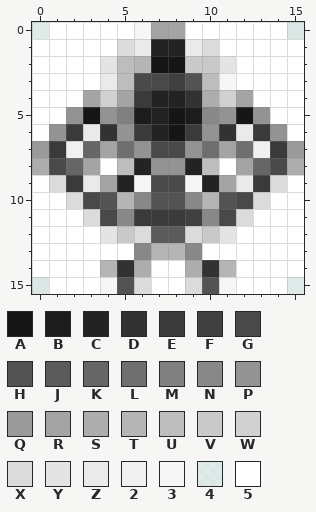
Two states of a pixel-art sprite, web/src/favicon-16x16.png. The picture above is the old version.
The file is 16x16 pixels. Colours within 5 levels of each other are drawn and written as one.
Palette (. is transparent): A #161616  B #1c1c1c  C #232323  D #323232  E #3a3a3a  F #404040  G #494949  H #535353  J #5b5b5b  K #666666  L #6f6f6f  M #808080  N #888888  P #939393  Q #9a9a9a  R #a4a4a4  S #adadad  T #b5b5b5  U #bdbdbd  V #c9c9c9  W #d1d1d1  X #dbdbdb  Y #e4e4e4  Z #eaeaea  2 #f0f0f0  3 #f6f6f6  4 #ffffffb0  5 #ffffff
Now the later version:
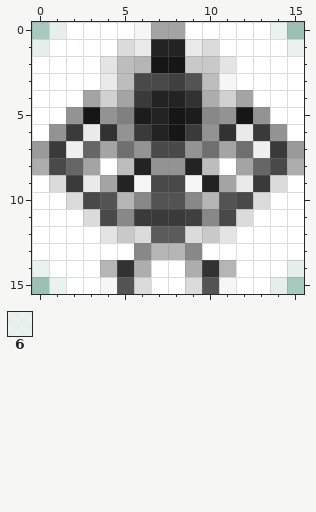
Colours new in this view: 6 #ffffffcb
Edits made:
@@ palette @@
-4 #ffffffb0
+4 #ffffff2a
@@ x 0..15 @@
- 0 4555553RR5555554
- 1 55555XZCCZX55555
+ 0 4655553RR5555564
+ 1 65555XZCCZX55556
  2 5555YUTAAVVY5555
@@ x 0..15 @@
 13 555555NTTN555555
-14 5555TDS55SDT5555
-15 45553HX55XH35554
+14 6555TDS55SDT5556
+15 46553HX55XH35564
Pixel boxes of the changes (left, top, right, bottom) in both pictures:
changed: (32, 22, 66, 56)
changed: (270, 22, 304, 56)
changed: (32, 260, 66, 294)
changed: (270, 260, 304, 294)
